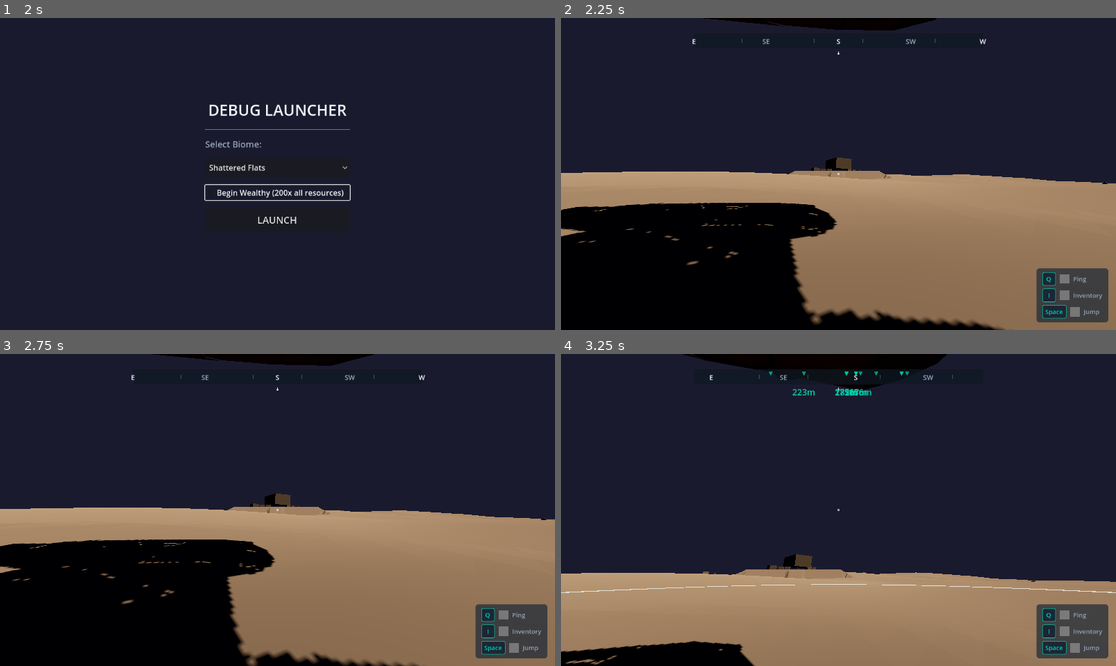
Above: before the commit, frames 1-4 (two rows, left to right).
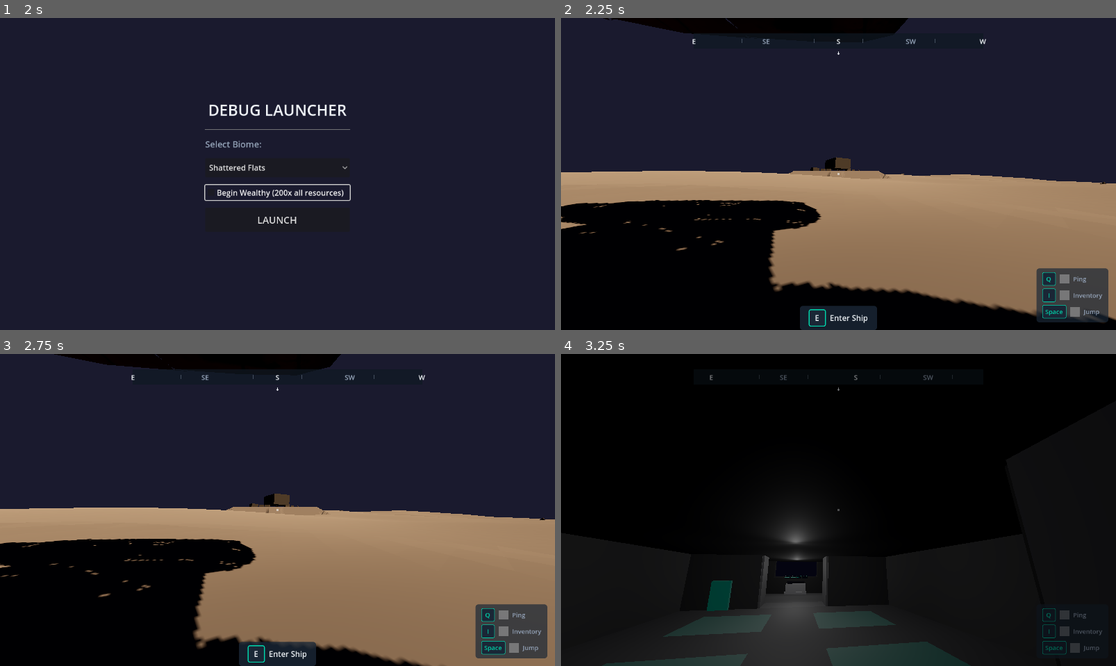
Above: after the commit, the same moments.

Repository: sqlhammer/Hammer-Forge-Studio
Game: Godot game, scene res://scenes/debug/debug_launcher.tscn
The game is run twice, just before and just after one commit, with the same random seed, the same clock (stepped at 60 frames per second) and the same inputs. The project has no main scene, so this scene is started directly.
Inputs (mouse positions are in pixels of both pictures, inside the frame that each line leads up to):
- Up to frame 1 (2 s): click "Begin Wealthy (200x all resou…" at 0.5 s; click "Begin Wealthy (200x all resou…" at 1.25 s
- Up to frame 2 (2.25 s): click "LAUNCH" at 2 s
- Up to frame 3 (2.75 s): no input
- Up to frame 4 (3.25 s): tap Enter (ui_accept) at 2.75 s; move the mouse to (866, 510) at 2.77 s; hold W (move_forward) from 2.78 s (still down); hold E (interact) from 2.78 s (still down); click (866, 510) at 2.92 s; tap Space (jump) at 3.02 s; tap Q (scan) at 3.05 s

Frame 1 is identical in both runs. In frame 2, 8.5% of the frame differs, in the area x 0-100%, y 0-100%; in frame 3, 5.7%; in frame 4, 95%.

Commit message:
TICKET-0208: Fix debug launcher missing ShipEnterZone — boarding impossible from debug launch
Root cause: debug_launcher.gd built a bare DebugWorld without ever calling
_setup_ship_interior(), so no ShipEnterZone or ShipInterior was created.

Fix:
- Added _setup_ship_boarding() to DebugLauncher: creates a full-hull
  ShipEnterZone (BoxShape3D 28×14×50, offset 0,4.5,0) as a child of the
  ship node so it follows ship position automatically.
- Loads ship_interior.tscn, positions it underground at Y=-50, and wires
  setup_viewport_world / setup / set_exterior_position identical to
  TestWorld._setup_ship_interior().
- Created DebugShipBoardingHandler (new Node) added to DebugWorld: mirrors
  TestWorld's _update_ship_interact/_begin_enter_ship/_begin_exit_ship logic
  so E-press boarding works after DebugLauncher queues itself free.
- All three biomes (Shattered Flats, Rock Warrens, Debris Field) now have
  a functioning boarding zone; TestWorld boarding flow is unaffected.

Co-Authored-By: Claude Haiku 4.5 <noreply@anthropic.com>

Diff:
--- a/game/scripts/gameplay/debug_launcher.gd
+++ b/game/scripts/gameplay/debug_launcher.gd
@@ -383,6 +383,57 @@
 	world.add_child(hud)
 	hud.setup(camera, first_person, scanner, mining)
 
+	# Ship boarding — create enter zone + ship interior so the player can board in debug sessions.
+	# TestWorld is never used by the debug launcher, so boarding must be wired here (TICKET-0208).
+	_setup_ship_boarding(world, first_person, hud)
+
+
+## Creates a ShipEnterZone on the ship and a ShipInterior underground so the player
+## can board the ship in a debug-launched session (mirrors TestWorld._setup_ship_interior).
+## The zone is a child of the ship node so it follows the ship automatically.
+func _setup_ship_boarding(world: Node3D, first_person: CharacterBody3D, hud: GameHUD) -> void:
+	var ship: Node3D = world.get_node_or_null("Ship") as Node3D
+	if ship == null:
+		push_error("DebugLauncher: no Ship node found — cannot set up boarding zone")
+		return
+
+	# Full-hull boarding zone sized to match the ship bounding box (~1–2 m clearance).
+	# Parented to the ship so it follows ship position automatically (no repositioning needed).
+	var enter_zone := ShipEnterZone.new()
+	enter_zone.name = "ShipEnterZone"
+	enter_zone.collision_layer = 0
+	enter_zone.collision_mask = PhysicsLayers.PLAYER
+	var enter_col := CollisionShape3D.new()
+	var enter_shape := BoxShape3D.new()
+	enter_shape.size = Vector3(28.0, 14.0, 50.0)
+	enter_col.shape = enter_shape
+	enter_col.position = Vector3(0.0, 4.5, 0.0)
+	enter_zone.add_child(enter_col)
+	ship.add_child(enter_zone)
+	enter_zone.add_to_group("interaction_prompt_source")
+
+	# Ship interior placed underground to isolate it from the exterior world.
+	var interior_scene: PackedScene = load("res://scenes/gameplay/ship_interior.tscn") as PackedScene
+	if interior_scene == null:
+		push_error("DebugLauncher: could not load ship_interior.tscn — boarding zone created but boarding will fail")
+		return
+	var ship_interior: ShipInterior = interior_scene.instantiate() as ShipInterior
+	ship_interior.name = "ShipInterior"
+	ship_interior.position = Vector3(0.0, INTERIOR_Y_OFFSET, 0.0)
+	world.add_child(ship_interior)
+	ship_interior.setup_viewport_world(world.get_viewport().world_3d, Vector3(0.0, 8.0, -23.0))
+	ship_interior.setup(first_person)
+	# Exterior exit position is ship world position + hull Z-edge offset.
+	ship_interior.set_exterior_position(ship.position + Vector3(0.0, 0.0, 24.0))
+
+	# Boarding handler processes E-press input for enter/exit while DebugLauncher is not active.
+	var handler := DebugShipBoardingHandler.new()
+	handler.name = "ShipBoardingHandler"
+	world.add_child(handler)
+	handler.setup(ship_interior, first_person, enter_zone, hud)
+
+	Global.log("DebugLauncher: ship boarding zone and interior ready")
+
 
 ## Adds a [DEBUG] label overlay visible during begin-wealthy sessions.
 func _add_debug_overlay(world: Node3D) -> void:
--- /dev/null
+++ b/game/scripts/gameplay/debug_ship_boarding_handler.gd
@@ -0,0 +1,94 @@
+# DebugShipBoardingHandler - Boarding logic for debug-launched sessions - Owner: gameplay-programmer
+# Mirrors the enter/exit ship logic in TestWorld for DebugWorld sessions where
+# TestWorld is never instantiated. Added as a child of DebugWorld by DebugLauncher.
+# Ticket: TICKET-0208
+class_name DebugShipBoardingHandler
+extends Node
+
+
+# ── Private Variables ─────────────────────────────────────
+
+var _ship_interior: ShipInterior = null
+var _first_person: CharacterBody3D = null
+var _ship_enter_zone: ShipEnterZone = null
+var _hud: GameHUD = null
+var _player_near_ship_entrance: bool = false
+var _transitioning: bool = false
+
+
+# ── Built-in Virtual Methods ──────────────────────────────
+
+func _process(_delta: float) -> void:
+	if _transitioning or not _ship_interior:
+		return
+
+	# Enter ship from exterior
+	if _player_near_ship_entrance and not _ship_interior.is_player_inside():
+		if InputManager.is_action_just_pressed("interact"):
+			_begin_enter_ship()
+			return
+
+	# Exit ship from interior exit zone
+	if _ship_interior.is_player_inside() and _ship_interior.is_player_in_exit_zone():
+		if InputManager.is_action_just_pressed("interact"):
+			_begin_exit_ship()
+			return
+
+
+# ── Public Methods ────────────────────────────────────────
+
+## Wires the handler to the ship interior, player, enter zone, and HUD.
+## Must be called after all nodes are in the scene tree.
+func setup(
+	ship_interior: ShipInterior,
+	first_person: CharacterBody3D,
+	enter_zone: ShipEnterZone,
+	hud: GameHUD,
+) -> void:
+	_ship_interior = ship_interior
+	_first_person = first_person
+	_ship_enter_zone = enter_zone
+	_hud = hud
+	enter_zone.body_entered.connect(_on_ship_enter_zone_entered)
+	enter_zone.body_exited.connect(_on_ship_enter_zone_exited)
+	ship_interior.player_entered_ship.connect(_on_player_entered_ship)
+	ship_interior.player_exited_ship.connect(_on_player_exited_ship)
+
+
+# ── Private Methods ───────────────────────────────────────
+
+func _begin_enter_ship() -> void:
+	_transitioning = true
+	await _ship_interior.enter_ship(_first_person)
+	_transitioning = false
+
+
+func _begin_exit_ship() -> void:
+	_transitioning = true
+	await _ship_interior.exit_ship()
+	_transitioning = false
+
+
+func _on_ship_enter_zone_entered(body: Node3D) -> void:
+	if body == _first_person:
+		_player_near_ship_entrance = true
+		Global.log("DebugShipBoardingHandler: player near ship entrance")
+
+
+func _on_ship_enter_zone_exited(body: Node3D) -> void:
+	if body == _first_person:
+		_player_near_ship_entrance = false
+
+
+func _on_player_entered_ship() -> void:
+	if _hud:
+		_hud.show_ship_globals(true)
+	if _ship_enter_zone:
+		_ship_enter_zone.set_prompt_enabled(false)
+
+
+func _on_player_exited_ship() -> void:
+	if _ship_enter_zone:
+		_ship_enter_zone.set_prompt_enabled(true)
+	if _hud:
+		_hud.show_ship_globals(false)
Not shown, changed: tickets/m8/TICKET-0208.md
